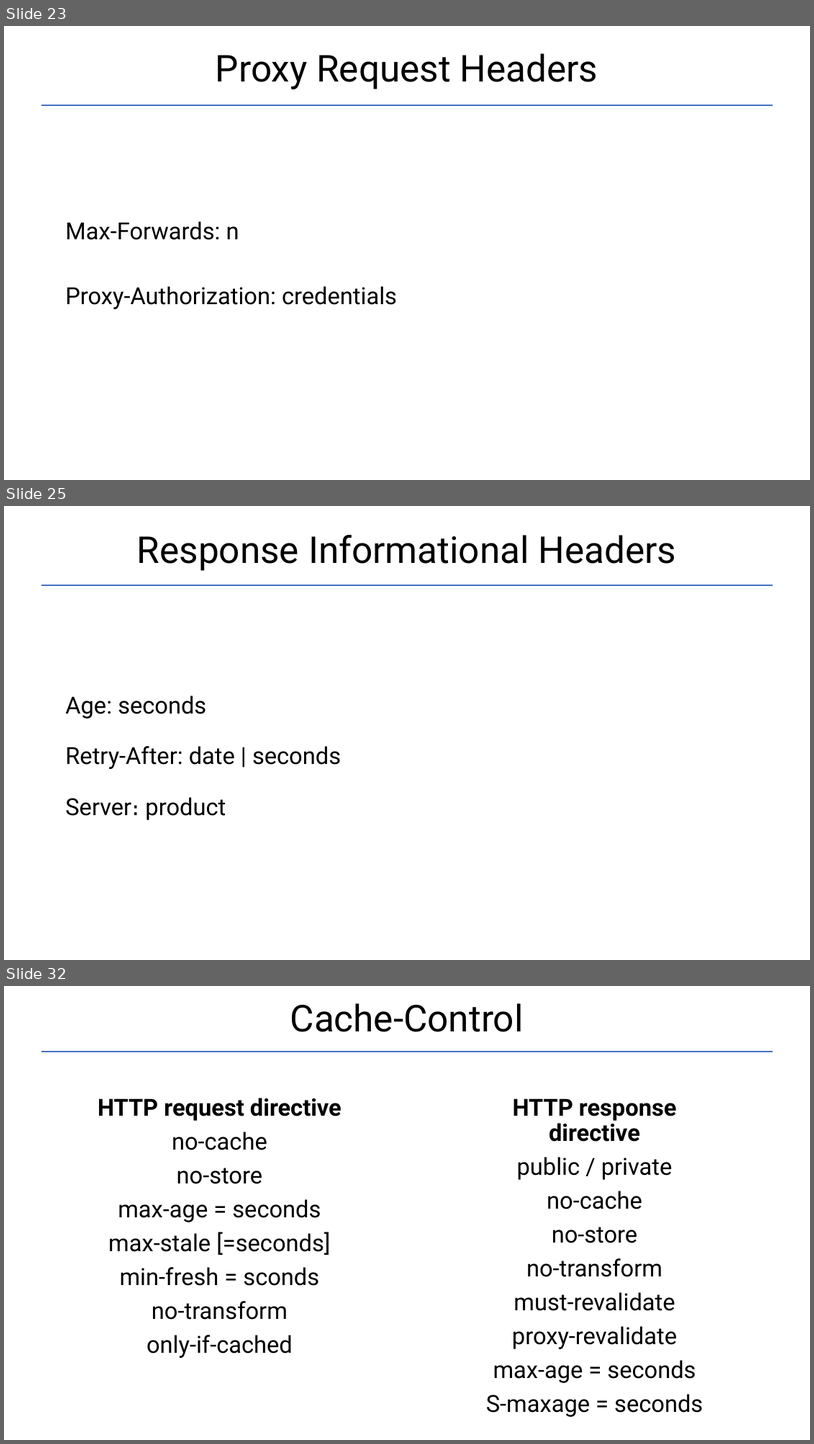
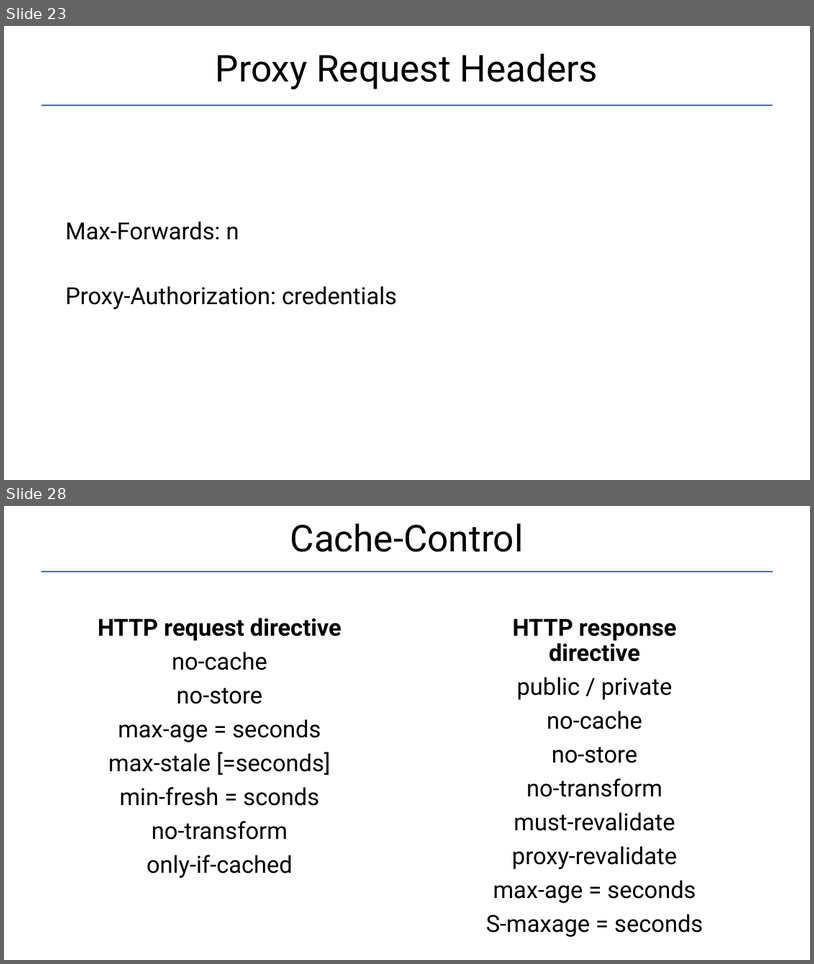
Before and after one commit to Garnik94/Levelup_presentations, a slide deck: Http/Http_presentation.pptx. Shown one above the other, each under a label of ours: slides 23, 25 and 32 before the commit, slides 23 and 28 after it; the slides between them are not shown. The pictures are 814x1444 and 814x964 pixels, drawn with LibreOffice and Linux fonts; fonts in the diff are those of the drawing. Boxes give left, top, right and bottom in pixels: in the first picture for what was removed or moved away, otherwise in the second. Text is boxed around its words. In the diff, an @@ line names an element or a change of style, - is before the commit and + after.

```diff
--- a/Http/Http_presentation.pptx
+++ b/Http/Http_presentation.pptx
@@ slide 25 removed at box(4, 506, 810, 960), background #FFFFFF @@
@@ title removed at box(137, 535, 677, 571) @@
-Response Informational Headers
@@ line removed from (41, 585) to (773, 585) @@
@@ text removed at box(65, 695, 341, 820) @@
-Age: seconds
-Retry-After: date | seconds
-Server։ product
@@ what was slide 32 is now slide 28 @@
```
Also in this commit, not shown: 8 slides changed, 1 slide added, 3 other slides removed, 1 other file.
